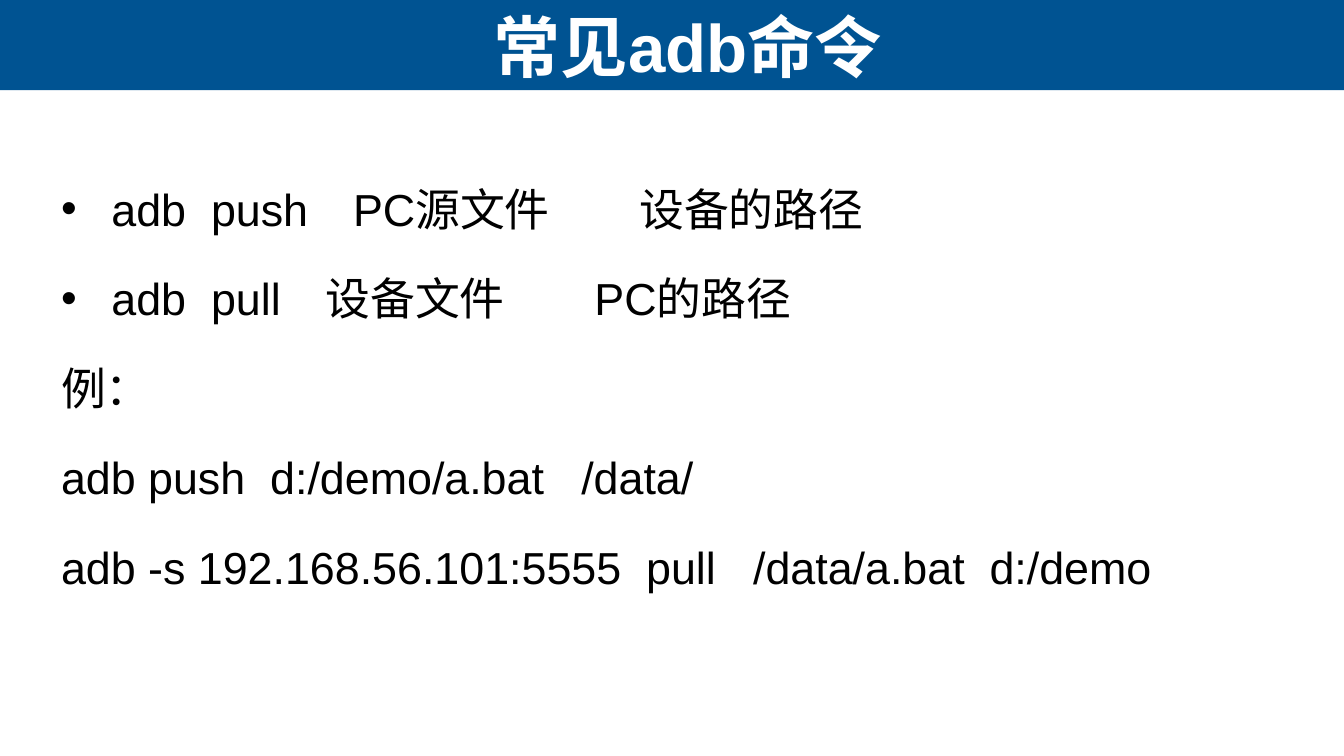
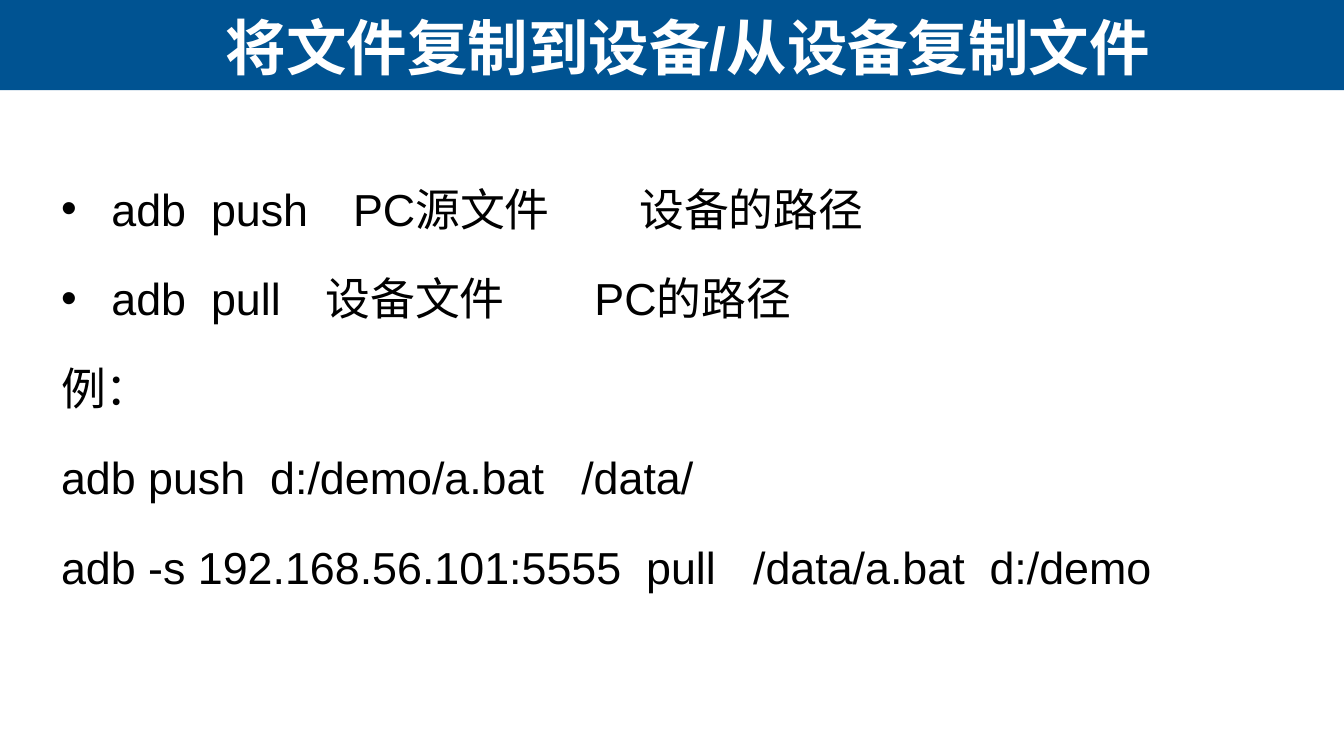
Before and after one commit to lihuanzhen2016/app-testing, a slide deck: slide 15 of PPT/03 ADB命令.pptx. Drawn at 1344x756 pixels with LibreOffice and Linux fonts; fonts in the diff are those of the drawing. Boxes give left, top, right and bottom in pixels: in the first picture for what was removed or moved away, otherwise in the second. Text is boxed around its words. In the diff, an @@ line names an element or a change of style, - is before the commit and + after.

```diff
--- a/PPT/03 ADB命令.pptx
+++ b/PPT/03 ADB命令.pptx
@@ title at (226,18,1150,76): text changed; size 36 to 32.4 pt @@
-  常见adb命令
+  将文件复制到设备/从设备复制文件
```
Also in this commit, not shown: 13 other slides changed, 1 slide added, 1 slide removed, 1 other file.
